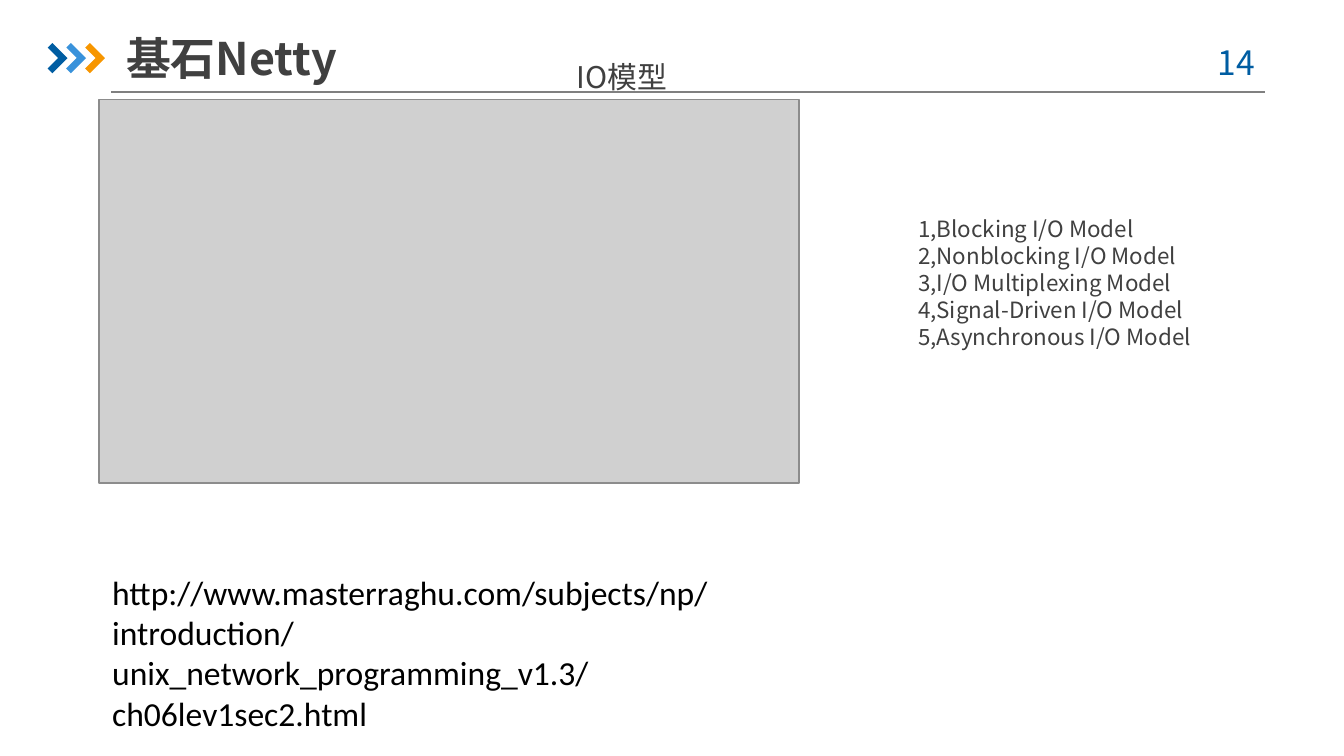
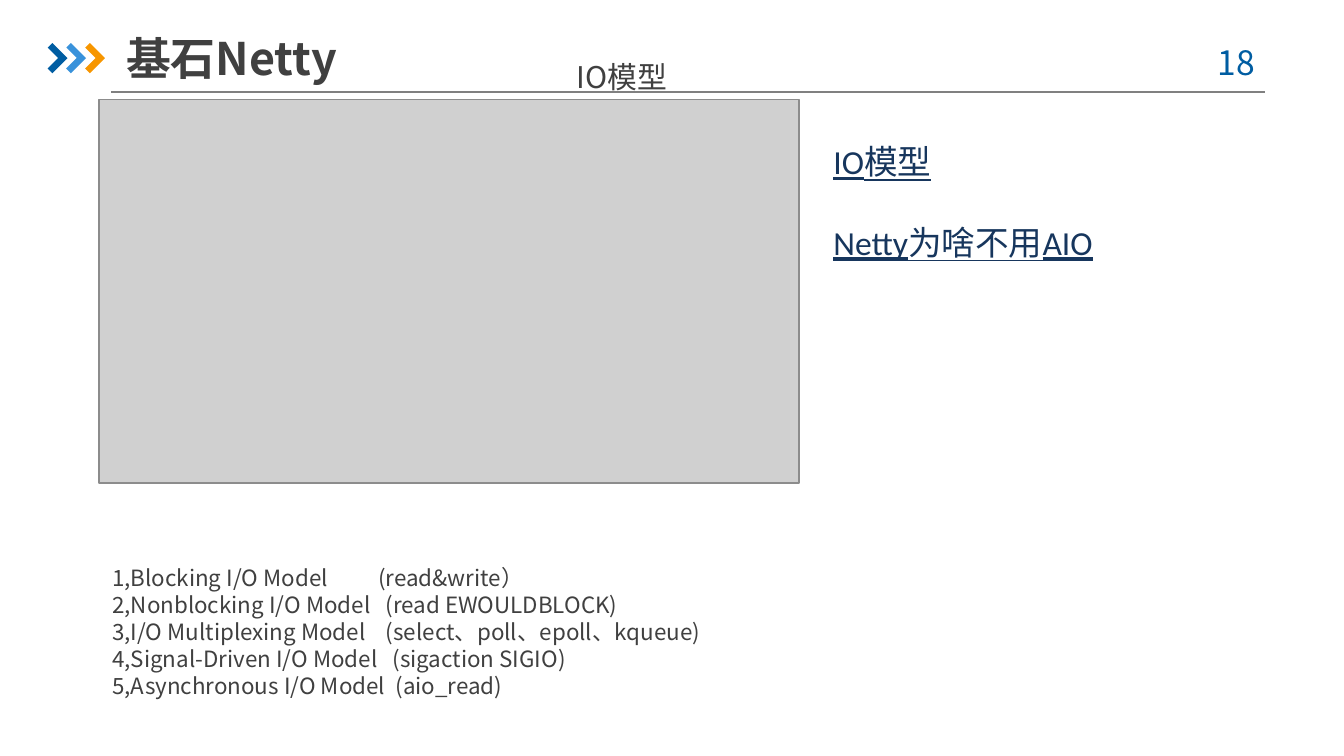
Before and after one commit to yizhou136/springcloudgateway, a slide deck: slide 18 of src/main/doc/SpringCloudGateway框架分析-周国宝.pptx (slide 14 before the commit). Drawn at 1344x756 pixels with LibreOffice and Linux fonts; fonts in the diff are those of the drawing; grey boxes stand for pictures; background and template pictures are left out. Boxes give left, top, right and bottom in pixels: in the first picture for what was removed or moved away, otherwise in the second. Text is boxed around its words. In the diff, an @@ line names an element or a change of style, - is before the commit and + after.

```diff
--- a/src/main/doc/SpringCloudGateway框架分析-周国宝.pptx
+++ b/src/main/doc/SpringCloudGateway框架分析-周国宝.pptx
@@ page number at box(1218, 50, 1255, 76): text changed @@
-14
+18
@@ text added at box(833, 147, 1092, 261), 18 pt, text #17365D, underline @@
+IO模型
+Netty为啥不用AIO
@@ text at box(112, 567, 700, 699): text changed @@
-1,Blocking I/O Model
-2,Nonblocking I/O Model
-3,I/O Multiplexing Model
-4,Signal-Driven I/O Model
-5,Asynchronous I/O Model
+1,Blocking I/O Model (read&write）
+2,Nonblocking I/O Model (read EWOULDBLOCK)
+3,I/O Multiplexing Model (select、poll、epoll、kqueue)
+4,Signal-Driven I/O Model (sigaction SIGIO)
+5,Asynchronous I/O Model (aio_read)
@@ text removed at box(112, 581, 707, 727) @@
-http://www.masterraghu.com/subjects/np/introduction/unix_network_programming_v1.3/ch06lev1sec2.html
```
Also in this commit, not shown: 19 other slides changed, 11 slides added, 6 slides removed, 6 other files.
